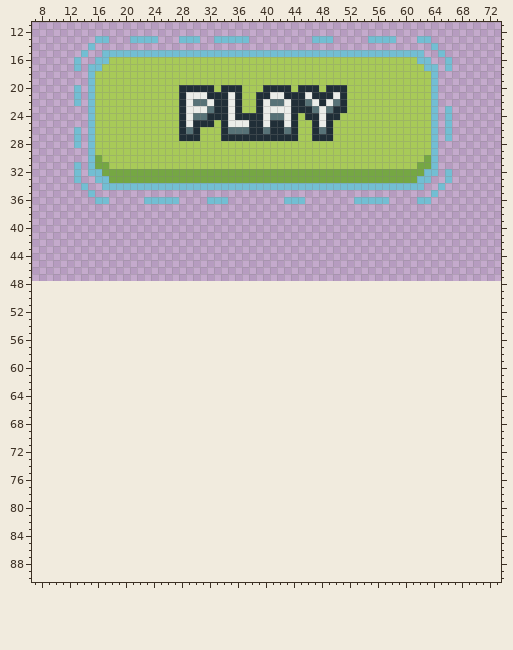
Two versions of one pixel-art file, Graphics/buttons.aseprite. The first picture shows the starting point.
80x48 pixels, 1 frame. Shown: x 7..73, y 11..90. The old version is drawn lined up with the new one, on the new canvas.
And afterwards:
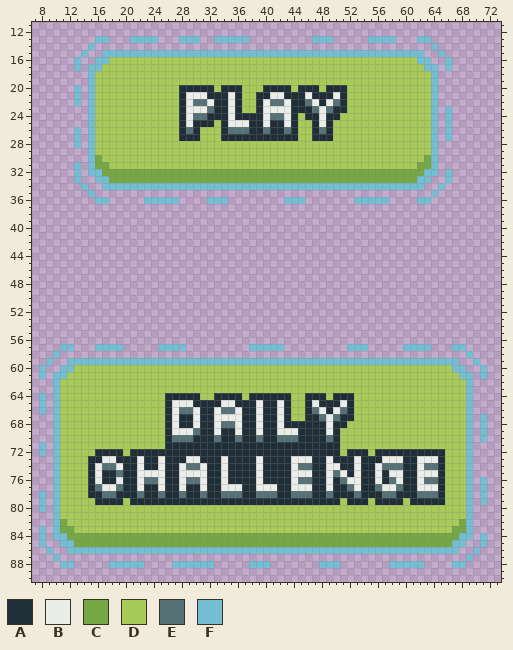
Palette (. is transparent): A #202e37  B #ebede9  C #75a743  D #a8ca58  E #577277  F #73bed3
Changes in this commit:
canvas 80x48 -> 80x96
Changed rows in their new state; - is an unchanged pixel.
first column x 8:
57 ---FF---FFFF-----FFFF---------FFFFF---------FFF-----FFFF---FF---
58 --F----------------------------------------------------------F--
59 -F--FFFFFFFFFFFFFFFFFFFFFFFFFFFFFFFFFFFFFFFFFFFFFFFFFFFFFFFF--F-
60 F--FFDDDDDDDDDDDDDDDDDDDDDDDDDDDDDDDDDDDDDDDDDDDDDDDDDDDDDDFF--F
61 F-FFDDDDDDDDDDDDDDDDDDDDDDDDDDDDDDDDDDDDDDDDDDDDDDDDDDDDDDDDFF-F
62 --FDDDDDDDDDDDDDDDDDDDDDDDDDDDDDDDDDDDDDDDDDDDDDDDDDDDDDDDDDDF--
63 --FDDDDDDDDDDDDDDDDDDDDDDDDDDDDDDDDDDDDDDDDDDDDDDDDDDDDDDDDDDF--
64 F-FDDDDDDDDDDDDDDDAAAAADDAAAADAAAAAADDAAADAAADDDDDDDDDDDDDDDDF--
65 F-FDDDDDDDDDDDDDDDABBBAAAABBAAABAABADDABAAABADDDDDDDDDDDDDDDDF--
66 F-FDDDDDDDDDDDDDDDABEEBAABEEBAABAABADDAEBABEADDDDDDDDDDDDDDDDF--
67 --FDDDDDDDDDDDDDDDABAABAABBBBAABAABADDAAEBEAADDDDDDDDDDDDDDDDF-F
68 --FDDDDDDDDDDDDDDDABAABAABEEBAABAABAAAAAABAADDDDDDDDDDDDDDDDDF-F
69 --FDDDDDDDDDDDDDDDABBBEAABAABAABAABBBAAAABADDDDDDDDDDDDDDDDDDF-F
70 --FDDDDDDDDDDDDDDDAEEEAAAEAAEAAEAAEEEAAAAEADDDDDDDDDDDDDDDDDDF-F
71 F-FDDDDDDDDDDDDDDDAAAAAAAAAAAAAAAAAAAAAAAAADDDDDDDDDDDDDDDDDDF--
72 F-FDDDDDAAAADAAAAAAAAAAAAAAAAAAAAAAAAAAAAAADAAADAAAAAAAAAADDDF--
73 --FDDDDAABBAAABAABAAABBAAABAAAABAAAABBBAABAAABAAABBBAABBBADDDF--
74 --FDDDDABEEBAABAABAABEEBAABAAAABAAAABEEAABBAABAABEEEAABEEADDDF--
75 --FDDDDABAAEAABBBBAABBBBAABAAAABAAAABBBAABEBABAABABBAABBBADDDF--
76 --FDDDDABAABAABEEBAABEEBAABAAAABAAAABEEAABAEBBAABAEBAABEEADDDF-F
77 --FDDDDAEBBEAABAABAABAABAABBBAABBBAABBBAABAAEBAAEBBEAABBBADDDF-F
78 F-FDDDDAAEEAAAEAAEAAEAAEAAEEEAAEEEAAEEEAAEAAAEAAAEEAAAEEEADDDF-F
79 F-FDDDDDAAAADAAAAAAAAAAAAAAAAAAAAAAAAAAAAAADAAADAAAADAAAAADDDF-F
80 F-FDDDDDDDDDDDDDDDDDDDDDDDDDDDDDDDDDDDDDDDDDDDDDDDDDDDDDDDDDDF--
81 --FDDDDDDDDDDDDDDDDDDDDDDDDDDDDDDDDDDDDDDDDDDDDDDDDDDDDDDDDDDF--
82 --FCDDDDDDDDDDDDDDDDDDDDDDDDDDDDDDDDDDDDDDDDDDDDDDDDDDDDDDDDCF--
83 F-FCCDDDDDDDDDDDDDDDDDDDDDDDDDDDDDDDDDDDDDDDDDDDDDDDDDDDDDDCCF--
84 F-FFCCCCCCCCCCCCCCCCCCCCCCCCCCCCCCCCCCCCCCCCCCCCCCCCCCCCCCCCFF-F
85 F--FFCCCCCCCCCCCCCCCCCCCCCCCCCCCCCCCCCCCCCCCCCCCCCCCCCCCCCCFF--F
86 -F--FFFFFFFFFFFFFFFFFFFFFFFFFFFFFFFFFFFFFFFFFFFFFFFFFFFFFFFF--F-
87 --F----------------------------------------------------------F--
88 ---FF-----FFFFF----FFFFFF-----FFF-------FFF-------FFFFF----FF---
Pixel boxes of the changes (left, top, right, bottom) in both pictures:
added: (39, 344, 487, 568)
